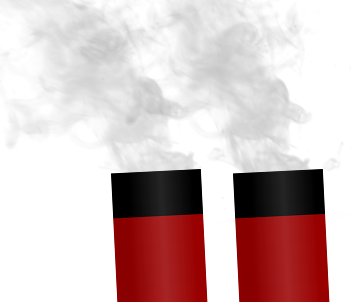
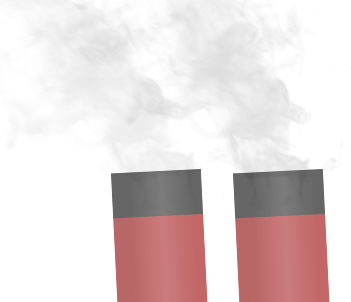
Layered file, before and after one edit (351x302). Changes by layer:
"Background copy": opacity 100% → 60% over [110, 168, 208, 302]
"Background": opacity 100% → 60% over [233, 168, 330, 302]
"Pasted Layer copy": opacity 22% → 11% over [0, 0, 268, 233]
"Pasted Layer": opacity 27% → 17% over [22, 0, 351, 232]
